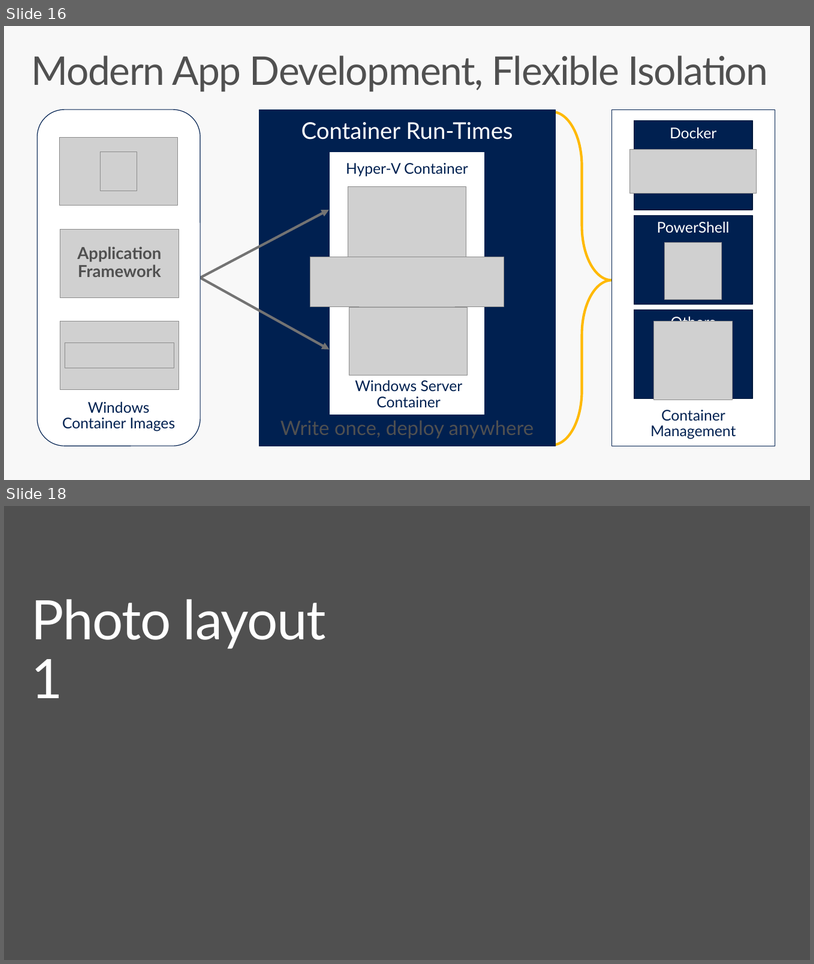
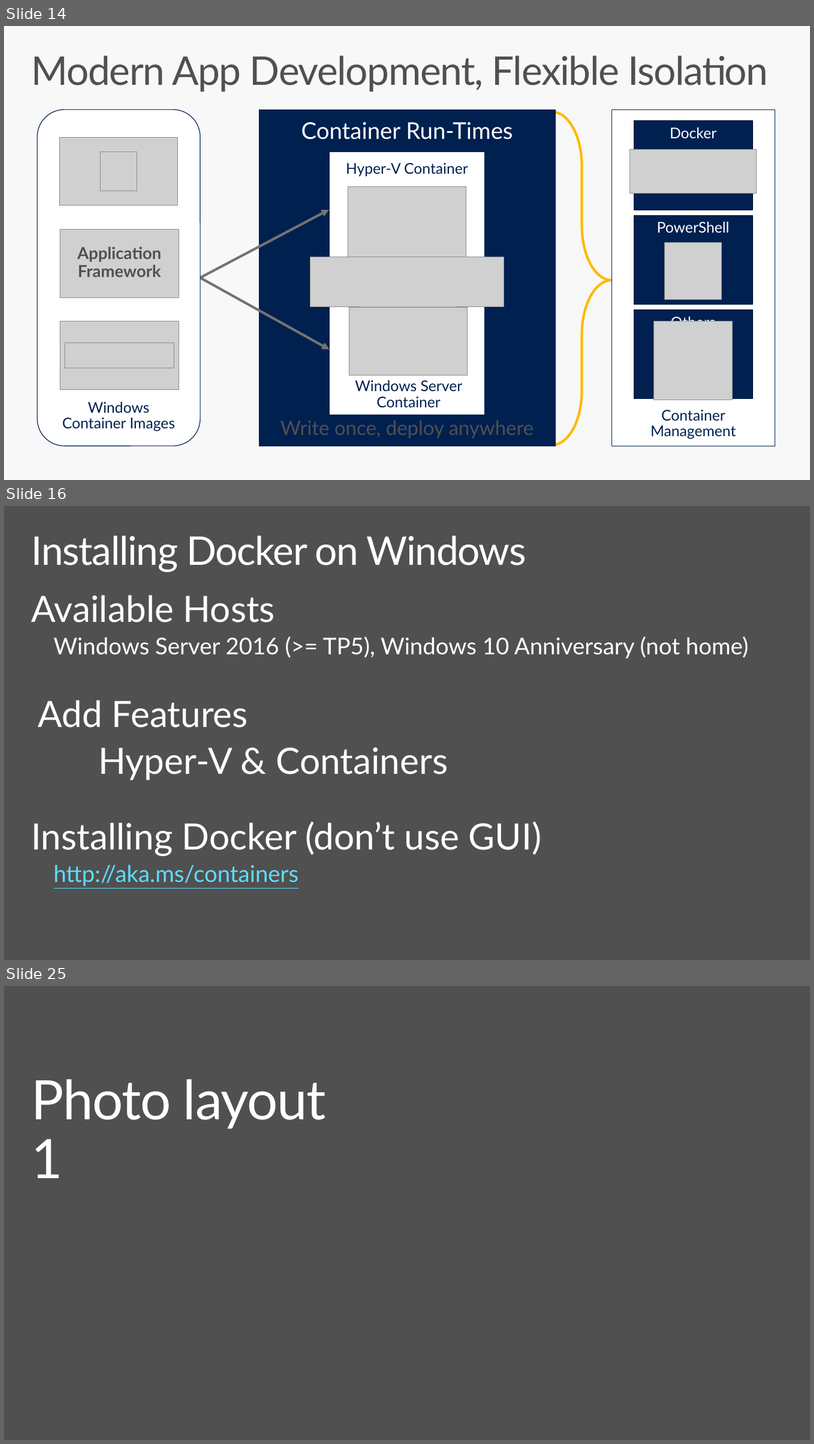
Before and after one commit to brentstineman/PersonalStuff, a slide deck: Presentations/ContainersForWindowsDevs.pptx. Shown one above the other, each under a label of ours: slides 16 and 18 before the commit, slides 14, 16 and 25 after it; the slides between them are not shown. The pictures are 814x964 and 814x1444 pixels, drawn with LibreOffice and Linux fonts; fonts in the diff are those of the drawing; grey boxes stand for pictures; background and template pictures are left out. Boxes give left, top, right and bottom in pixels: in the first picture for what was removed or moved away, otherwise in the second. Text is boxed around its words. In the diff, an @@ line names an element or a change of style, - is before the commit and + after.

Commit message:
updated Container presentation

```diff
--- a/Presentations/ContainersForWindowsDevs.pptx
+++ b/Presentations/ContainersForWindowsDevs.pptx
@@ slide 16 added at [4, 506, 810, 960], background #505050 @@
@@ title added at [31, 535, 527, 572], 48 pt, text #FFFFFF @@
+Installing Docker on Windows
@@ text added at [31, 595, 749, 886], 28 pt, text #FFFFFF @@
+Available Hosts
+  Windows Server 2016 (>= TP5), Windows 10 Anniversary (not home)
+Add Features
+Hyper-V & Containers
+Installing Docker (don’t use GUI)
+  http://aka.ms/containers
@@ what was slide 16 is now slide 14 @@
@@ what was slide 18 is now slide 25 @@
```
Also in this commit, not shown: 2 slides changed, 8 other slides added, 2 slides removed.
